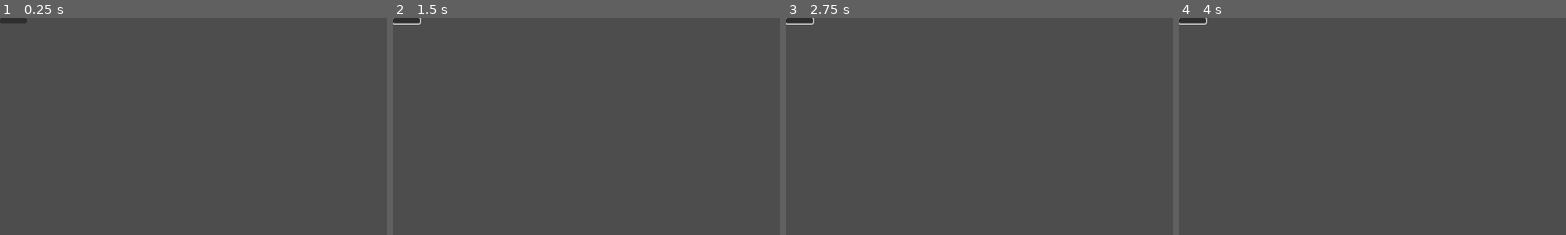
Above: before the commit, frames 1-4 (left to right).
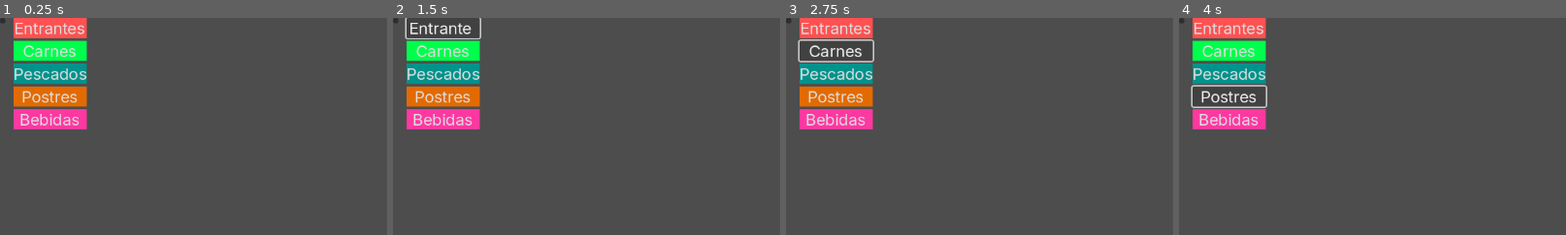
Above: after the commit, the same moments.

Repository: rteijeiro/tpv
Game: Godot game, scene res://scenes/main.tscn
Same seed, same stepped clock (60 frames per second), same inputs: the game is played once before the commit and once after it. The project has no main scene, so this scene is started directly.
Inputs (mouse positions are % of the whole screen's width and height, from its top left; square brackets give the same spot before the commit, where the layout moved):
- Up to frame 1 (0.25 s): no input
- Up to frame 2 (1.5 s): click (0, 1) [2, 1] at 0.5 s; click (6, 2) at 1.25 s, where only the run after the commit has a clickable "Entrantes"
- Up to frame 3 (2.75 s): click (6, 8) at 2 s, where only the run after the commit has a clickable "Carnes"
- Up to frame 4 (4 s): click (6, 13) at 2.75 s, where only the run after the commit has a clickable "Pescados"; click (6, 18) at 3.5 s, where only the run after the commit has a clickable "Postres"
The pictures show only the part of the screen within x 0-50%, y 0-50%; the shares and areas given below are measured in that part.

The runs differ from the first frame. In frame 1, 9.1% of the frame differs, in the area x 1-23%, y 0-52%; in frame 2, 7.9%; in frame 3, 8.0%; in frame 4, 8.1%.

Commit message:
menu

Diff:
--- a/scenes/main.tscn
+++ b/scenes/main.tscn
@@ -1,8 +1,25 @@
-[gd_scene load_steps=3 format=3 uid="uid://uhirk4j0bkkb"]
+[gd_scene load_steps=9 format=3 uid="uid://uhirk4j0bkkb"]
+
+[ext_resource type="FontFile" uid="uid://iund57xk6mri" path="res://resources/fonts/Inter/static/Inter_18pt-Regular.ttf" id="1_c8co6"]
 
 [sub_resource type="Theme" id="Theme_u0dgb"]
 
 [sub_resource type="Theme" id="Theme_81gai"]
+
+[sub_resource type="StyleBoxFlat" id="StyleBoxFlat_myckk"]
+bg_color = Color(1, 0.317647, 0.317647, 1)
+
+[sub_resource type="StyleBoxFlat" id="StyleBoxFlat_1xb3f"]
+bg_color = Color(0, 1, 0.301961, 1)
+
+[sub_resource type="StyleBoxFlat" id="StyleBoxFlat_bnd5r"]
+bg_color = Color(0, 0.572549, 0.545098, 1)
+
+[sub_resource type="StyleBoxFlat" id="StyleBoxFlat_djoeh"]
+bg_color = Color(0.890196, 0.415686, 0, 1)
+
+[sub_resource type="StyleBoxFlat" id="StyleBoxFlat_xx41g"]
+bg_color = Color(0.992157, 0.219608, 0.631373, 1)
 
 [node name="Main" type="Control"]
 layout_mode = 3
@@ -24,3 +41,44 @@
 
 [node name="Button" type="Button" parent="HSplitContainer/Calculadora"]
 layout_mode = 2
+
+[node name="Menu" type="HSplitContainer" parent="HSplitContainer"]
+layout_mode = 2
+
+[node name="Sections" type="VBoxContainer" parent="HSplitContainer/Menu"]
+layout_mode = 2
+
+[node name="Starters" type="Button" parent="HSplitContainer/Menu/Sections"]
+layout_mode = 2
+theme_override_fonts/font = ExtResource("1_c8co6")
+theme_override_font_sizes/font_size = 24
+theme_override_styles/normal = SubResource("StyleBoxFlat_myckk")
+text = "Entrantes"
+
+[node name="Meat" type="Button" parent="HSplitContainer/Menu/Sections"]
+layout_mode = 2
+theme_override_fonts/font = ExtResource("1_c8co6")
+theme_override_font_sizes/font_size = 24
+theme_override_styles/normal = SubResource("StyleBoxFlat_1xb3f")
+text = "Carnes"
+
+[node name="Fish" type="Button" parent="HSplitContainer/Menu/Sections"]
+layout_mode = 2
+theme_override_fonts/font = ExtResource("1_c8co6")
+theme_override_font_sizes/font_size = 24
+theme_override_styles/normal = SubResource("StyleBoxFlat_bnd5r")
+text = "Pescados"
+
+[node name="Desserts" type="Button" parent="HSplitContainer/Menu/Sections"]
+layout_mode = 2
+theme_override_fonts/font = ExtResource("1_c8co6")
+theme_override_font_sizes/font_size = 24
+theme_override_styles/normal = SubResource("StyleBoxFlat_djoeh")
+text = "Postres"
+
+[node name="Drinks" type="Button" parent="HSplitContainer/Menu/Sections"]
+layout_mode = 2
+theme_override_fonts/font = ExtResource("1_c8co6")
+theme_override_font_sizes/font_size = 24
+theme_override_styles/normal = SubResource("StyleBoxFlat_xx41g")
+text = "Bebidas"
Binary file added: resources/fonts/Inter/Inter-Italic-VariableFont_opsz,wght.ttf
Not shown, added: resources/fonts/Inter/Inter-Italic-VariableFont_opsz,wght.ttf.import
Binary file added: resources/fonts/Inter/Inter-VariableFont_opsz,wght.ttf
Not shown, added: resources/fonts/Inter/Inter-VariableFont_opsz,wght.ttf.import
Not shown, added: resources/fonts/Inter/OFL.txt
Not shown, added: resources/fonts/Inter/README.txt
Binary file added: resources/fonts/Inter/static/Inter_18pt-Black.ttf
Not shown, added: resources/fonts/Inter/static/Inter_18pt-Black.ttf.import
Binary file added: resources/fonts/Inter/static/Inter_18pt-BlackItalic.ttf
Not shown, added: resources/fonts/Inter/static/Inter_18pt-BlackItalic.ttf.import
Binary file added: resources/fonts/Inter/static/Inter_18pt-Bold.ttf
Not shown, added: resources/fonts/Inter/static/Inter_18pt-Bold.ttf.import
(and 102 more such lines)
